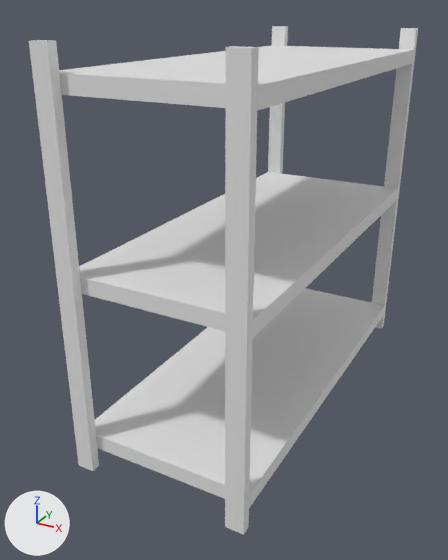
One commit to the Blender file Resources/ArtSharing/JuliaArt/Decorations/Wooden Shelves/Shelves.blend: the scene before it, then after it.
Rendered twice from a 50 mm camera at (4.03, -8.44, 5.65) aimed at (-0.39, -0.39, 1.62). Arrows for +X, +Y and +Z are at lower left; the lights stay in place. The first picture is the older version.

The scene before the commit, as lines of its bpy script (objects in view):
```python
ob_1st_holder_004 = bpy.data.objects.new('1st holder.004', me_cylinder_001)
ob_1st_holder_004.location = (0.77, -1.86, 0.77)
ob_1st_holder_004.rotation_euler = (0.0, 1.571, 0.0)  # degrees (0, 90, 0)
ob_1st_holder_004.scale = (0.66, 0.839, 0.0902)
ob_1st_holder_005 = bpy.data.objects.new('1st holder.005', me_cylinder_002)
ob_1st_holder_005.location = (-0.77, -1.86, 0.77)
ob_1st_holder_005.rotation_euler = (-3.142, -1.571, 0.0)  # degrees (-180, -90, 0)
ob_1st_holder_005.scale = (-0.66, -0.839, -0.0902)
ob_barrel = bpy.data.objects.new('Barrel', me_cylinder_014)
ob_barrel.location = (-0.01, 0.21, 1.08)
ob_barrel.rotation_euler = (0.0, 1.571, 0.0)  # degrees (0, 90, 0)
ob_barrel.scale = (1.0, 1.0, 1.11)
ob_barrel_001 = bpy.data.objects.new('Barrel.001', me_cylinder_014)
ob_barrel_001.location = (-0.01, 2.26, 1.08)
ob_barrel_001.rotation_euler = (0.0, 1.571, 0.0)  # degrees (0, 90, 0)
ob_barrel_001.scale = (1.0, 1.0, 1.11)
ob_bars_006 = bpy.data.objects.new('Bars.006', me_cylinder_016)
ob_bars_006.location = (0.92, 2.26, 1.08)
ob_bars_006.rotation_euler = (0.0, 1.571, 0.0)  # degrees (0, 90, 0)
ob_bars_006.scale = (0.95, 0.95, 0.0503)
ob_bars_1 = bpy.data.objects.new('Bars.1', me_cylinder_016)
ob_bars_1.location = (0.92, 0.21, 1.08)
ob_bars_1.rotation_euler = (0.0, 1.571, 0.0)  # degrees (0, 90, 0)
ob_bars_1.scale = (0.95, 0.95, 0.0503)
ob_lid_top = bpy.data.objects.new('Lid Top', me_cylinder)
ob_lid_top.location = (1.07, 0.21, 1.08)
ob_lid_top.rotation_euler = (0.0, 1.571, 0.0)  # degrees (0, 90, 0)
ob_lid_top.scale = (0.857, 0.857, 0.0141)
ob_lid_top_001 = bpy.data.objects.new('Lid Top.001', me_cylinder)
ob_lid_top_001.location = (1.07, 2.26, 1.08)
ob_lid_top_001.rotation_euler = (0.0, 1.571, 0.0)  # degrees (0, 90, 0)
ob_lid_top_001.scale = (0.857, 0.857, 0.0141)
ob_side_1 = bpy.data.objects.new('Side 1', me_cube_004)
ob_side_1.location = (1.23, 3.38, 2.38)
ob_side_1.rotation_euler = (0.0, 0.0, 1.571)  # degrees (0, 0, 90)
ob_side_1.scale = (0.0712, 0.135, 2.93)
# also in view: 'Shelf Top' at (0.0, 0.2, 4.85); 'Side 3' at (-1.24, -2.99, 2.38); 'Side 2' at (-1.24, 3.38, 2.38); 'Side 4' at (1.23, -2.99, 2.38); 'Shelf Middle' at (0.0, 0.2, 2.36)
```
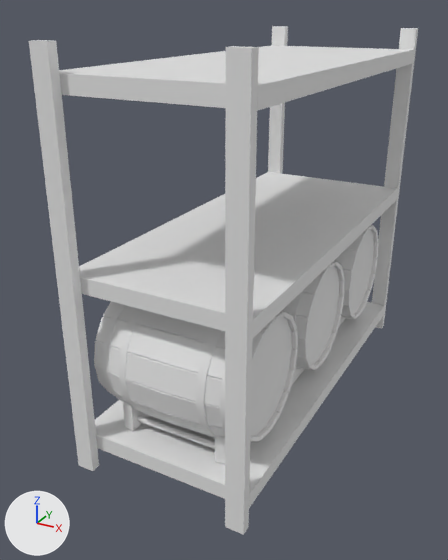
What differs and where, as boxes (x1, y1, x2, y2) in the pictures (448 x 560 px):
'Barrel.002', shown
    after: (94, 302, 298, 442)
'Lid Top.002', shown
    after: (251, 317, 292, 436)
'Lid Top', shown
    after: (306, 266, 339, 365)
'Barrel', shown
    after: (282, 261, 345, 370)
'Barrel.001', shown
    after: (334, 225, 379, 319)
'Lid Top.001', shown
    after: (349, 229, 374, 314)
'Bars.011', shown
    after: (196, 329, 222, 437)
'Bars.009', shown
    after: (119, 308, 143, 412)
'Cylinder.005', shown
    after: (137, 415, 215, 449)
'Bars.012', shown
    after: (102, 304, 125, 402)
'1st holder.005', shown
    after: (123, 402, 150, 431)
'1st holder.004', shown
    after: (215, 436, 225, 464)
'Bars.010', shown (mostly hidden)
    after: (219, 371, 225, 432)
'Bars.1', shown (mostly hidden)
    after: (289, 292, 303, 369)
'Bars.006', shown (mostly hidden)
    after: (337, 248, 347, 319)

What changed in the scene script:
```text
Change ob_barrel:
    remove ob_barrel.hide_set(True)  # its collection is switched off
Change ob_bars_1:
    remove ob_bars_1.hide_set(True)  # its collection is switched off
Change ob_lid_top:
    remove ob_lid_top.hide_set(True)  # its collection is switched off
Change ob_barrel_001:
    remove ob_barrel_001.hide_set(True)  # its collection is switched off
Change ob_bars_006:
    remove ob_bars_006.hide_set(True)  # its collection is switched off
Change ob_lid_top_001:
    remove ob_lid_top_001.hide_set(True)  # its collection is switched off
Change ob_1st_holder_004:
    remove ob_1st_holder_004.hide_set(True)  # its collection is switched off
Change ob_1st_holder_005:
    remove ob_1st_holder_005.hide_set(True)  # its collection is switched off
Change ob_barrel_002:
    remove ob_barrel_002.hide_set(True)  # its collection is switched off
Change ob_bars_009:
    remove ob_bars_009.hide_set(True)  # its collection is switched off
Change ob_bars_010:
    remove ob_bars_010.hide_set(True)  # its collection is switched off
Change ob_bars_011:
    remove ob_bars_011.hide_set(True)  # its collection is switched off
Change ob_bars_012:
    remove ob_bars_012.hide_set(True)  # its collection is switched off
Change ob_cylinder_005:
    remove ob_cylinder_005.hide_set(True)  # its collection is switched off
Change ob_lid_top_002:
    remove ob_lid_top_002.hide_set(True)  # its collection is switched off
```
